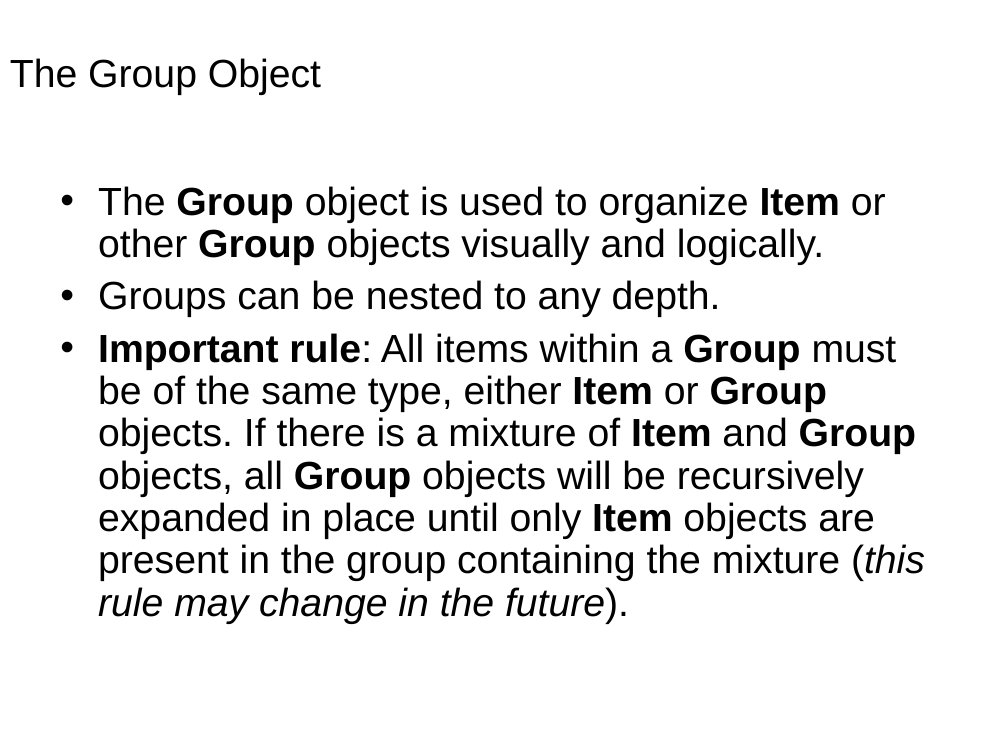
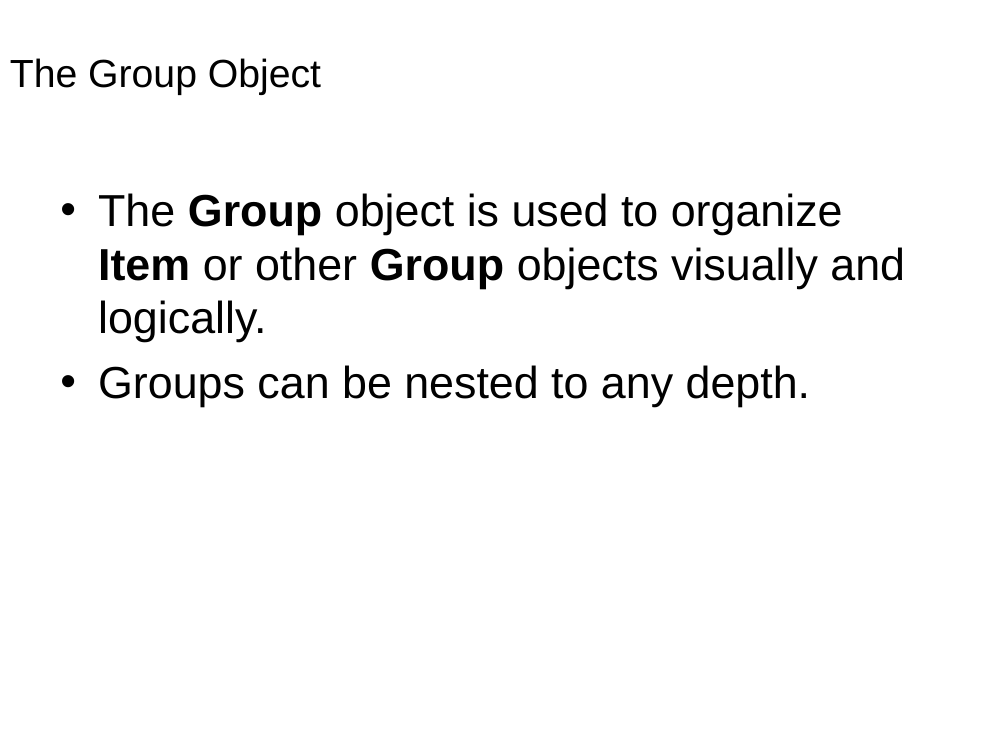
Before and after one commit to enthought/traits, a slide deck: slide 30 of enthought/traits/doc/traits_ui.ppt. Drawn at 1008x756 pixels with LibreOffice and Linux fonts; fonts in the diff are those of the drawing; background and template pictures are left out. Boxes give left, top, right and bottom in pixels: in the first picture for what was removed or moved away, otherwise in the second. Text is boxed around its words. In the diff, an @@ line names an element or a change of style, - is before the commit and + after.

```diff
--- a/enthought/traits/doc/traits_ui.ppt
+++ b/enthought/traits/doc/traits_ui.ppt
@@ text "The Group object is used ..." at box(98, 193, 905, 407): size 28 to 32 pt; line spacing 0.9 to 1; more space between paragraphs @@
@@ text at box(98, 333, 925, 624): paragraph removed @@
-• Important rule: All items within a Group must be of the same type, either Item or Group objects. If there is a mixture of Item and Group objects, all Group objects will be recursively expanded in place until only Item objects are present in the group containing the mixture (this rule may change in the future).
```
Also in this commit, not shown: 19 other slides changed, 1 slide added.
